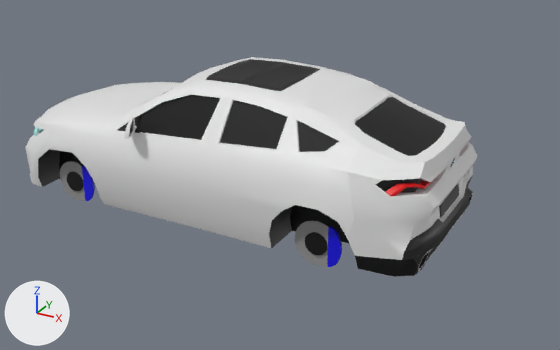
Two versions of the Blender file Car Game/Assets/Pokora materials/3dModels/bmw_x6.blend, one commit apart.
Before and after are seen from a 50 mm lens placed at (17.2, -17.1, 10.1), pointed at (7.58, 0.39, 1.35). Arrows for +X, +Y and +Z are at lower left; the lights stay in place.

The first picture shows 'back', 'backlights leds', 'breaks_FL', 'breaks_RR', 'flash lights_leds', 'front'.
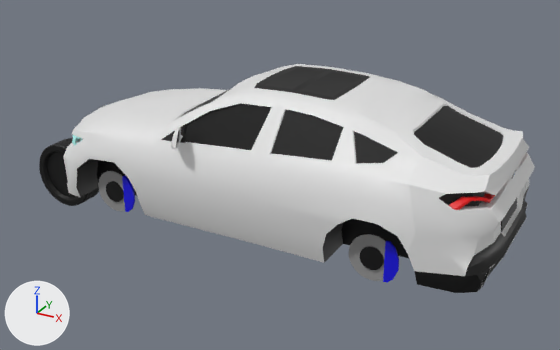
What differs and where, as boxes (x1, y1, x2, y2) in the pictures (560 x 350 px):
'front', moved
    before: (25, 57, 446, 248)
    after: (63, 64, 504, 263)
'back', moved
    before: (347, 101, 477, 277)
    after: (407, 110, 535, 293)
'breaks_RR', moved
    before: (295, 221, 342, 267)
    after: (349, 234, 399, 282)
'wheel', moved (not visible before)
    after: (39, 138, 99, 206)
'backlights leds', moved
    before: (385, 179, 434, 196)
    after: (448, 194, 495, 210)
'flash lights_leds', moved
    before: (33, 126, 43, 136)
    after: (72, 135, 82, 145)

The edits, one by one:
Object 'flash lights_leds' (ob_flash_lights_leds) moves from (-1.63, 0.0, 0.0) to (-0.18, 0.0, 0.0).
Object 'front' (ob_front) moves from (0.0, 0.0, 0.0) to (1.45, 0.0, 0.0).
Object 'backlights leds' (ob_backlights_leds) moves from (14.12, 0.0, 0.0) to (15.58, 0.0, 0.0).
Object 'back' (ob_back) moves from (0.0, 0.0, 0.0) to (1.45, 0.0, 0.0).
Object 'breaks_RR' (ob_breaks_rr) moves from (9.96, -2.11, 1.0) to (11.42, -2.11, 1.0).
Object 'wheel' (ob_wheel) moves from (2.27, 2.17, 1.0) to (0.0, 0.0, 0.0).
